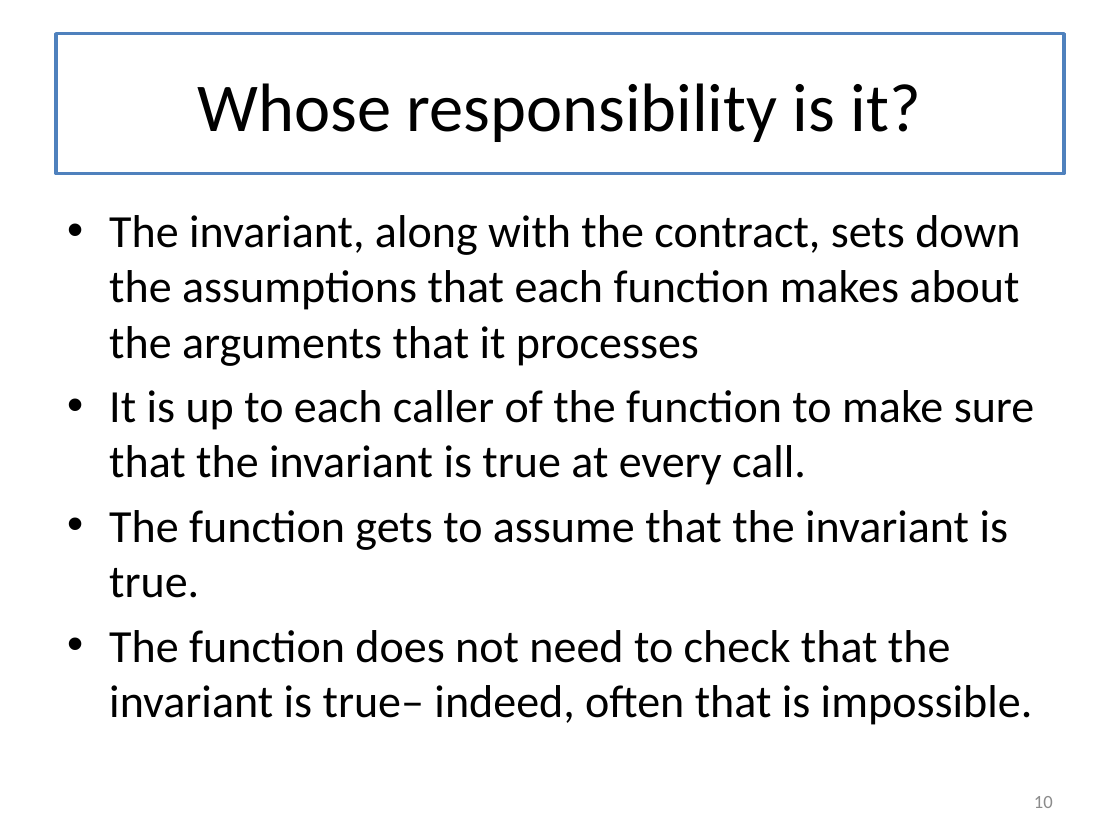
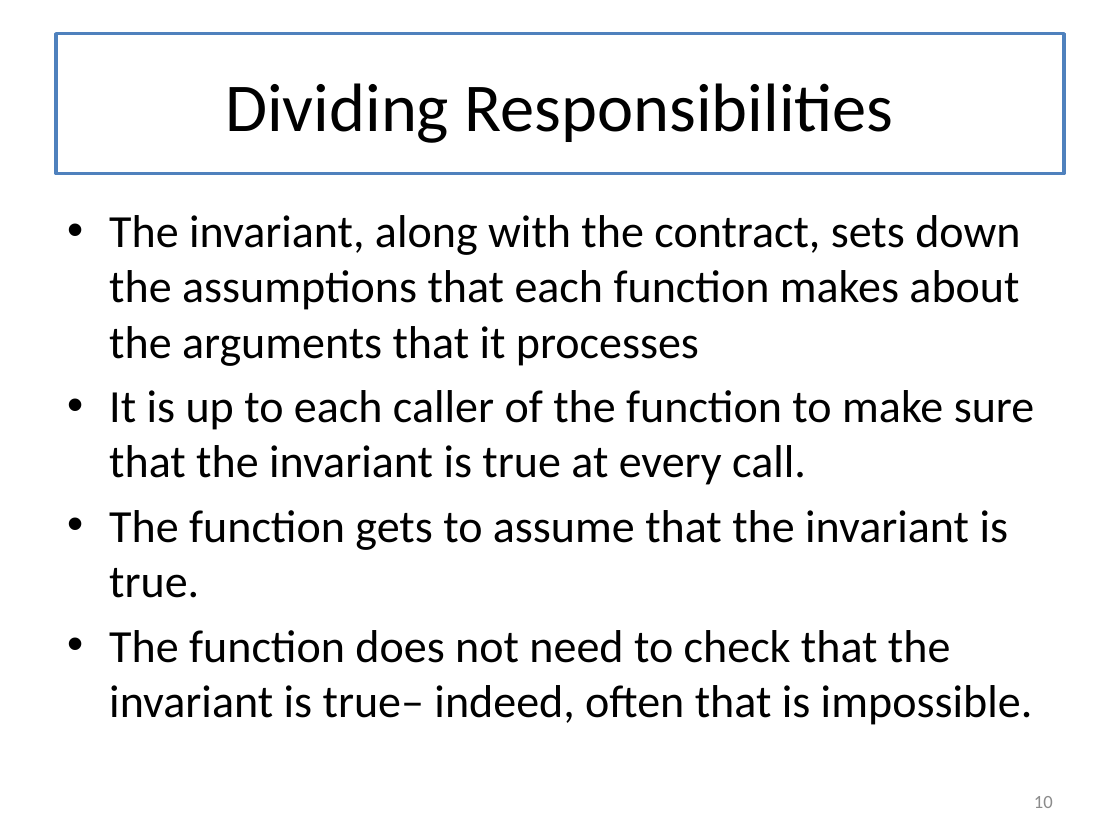
Before and after one commit to mwand/cs5010f17, a slide deck: slide 10 of Slides/Lesson 7.1-7.3 Invariants Combined.pptx. Drawn at 1120x840 pixels with LibreOffice and Linux fonts; fonts in the diff are those of the drawing. Boxes give left, top, right and bottom in pixels: in the first picture for what was removed or moved away, otherwise in the second. Text is boxed around its words. In the diff, an @@ line names an element or a change of style, - is before the commit and + after.

```diff
--- a/Slides/Lesson 7.1-7.3 Invariants Combined.pptx
+++ b/Slides/Lesson 7.1-7.3 Invariants Combined.pptx
@@ title at [225, 83, 894, 143]: text changed @@
-Whose responsibility is it?
+Dividing Responsibilities
```
Also in this commit, not shown: 8 other slides changed, 4 slides added.
